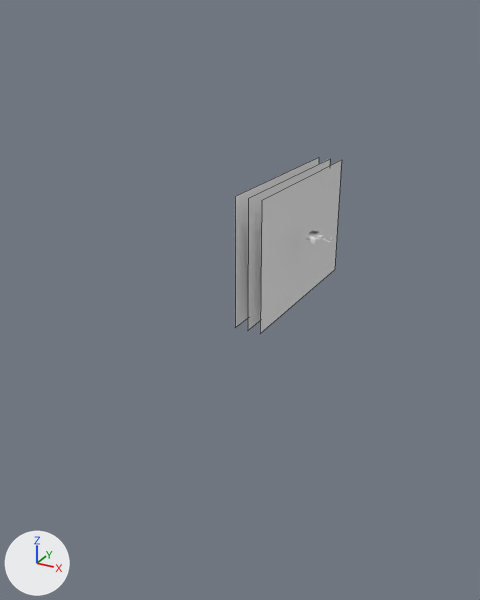
One commit to the Blender file scenes/intro.blend: the scene before it, then after it.
Rendered twice from a 50 mm camera at (642.0, -1369.0, 463.0) aimed at (-31.0, -145.0, -150.0). The axes (+X, +Y, +Z) are drawn at lower left. The lights are the same throughout. Mesh edges are drawn as thin lines on the coarser meshes.
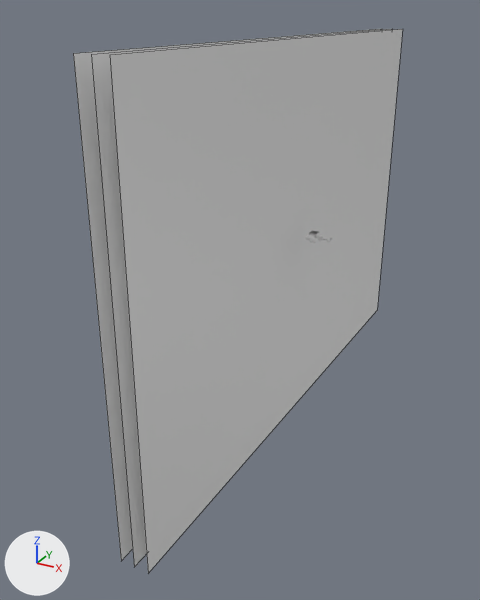
What the commit changed:
me_plane_002 has 4 vertices, 1 face and spans x -120.0..170.0, y -240.0..190.0, z 0.0.
me_plane_002 is used by ob_plane_002; location (10.0, 0.0, 0.0); rotation (0.0, 1.571, 0.0), in degrees (0, 90, 0).
Part 1, on me_plane_002:
Vertex 0 of me_plane_002 moves from (-120.0, -240.0, 0.0) at pixel (235, 196) to (-409.0, -668.0, 0.0) at pixel (73, 53).
Vertex 1 of me_plane_002 moves from (170.0, -240.0, 0.0) at pixel (235, 327) to (459.0, -668.0, 0.0) at pixel (121, 561).
Vertex 2 of me_plane_002 moves from (-120.0, 190.0, 0.0) at pixel (318, 157) to (-409.0, 618.0, 0.0) at pixel (381, 28).
Vertex 3 of me_plane_002 moves from (170.0, 190.0, 0.0) to (459.0, 618.0, 0.0).
me_plane_003 has 4 vertices, 1 face and spans x -120.0..170.0, y -240.0..190.0, z 0.0.
me_plane_003 is used by ob_plane_003; location (40.0, 0.0, 0.0); rotation (0.0, 1.571, 0.0), in degrees (0, 90, 0).
Part 2, on me_plane_003:
Vertex 0 of me_plane_003 moves from (-120.0, -240.0, 0.0) at pixel (248, 198) to (-409.0, -668.0, 0.0) at pixel (91, 54).
Vertex 1 of me_plane_003 moves from (170.0, -240.0, 0.0) at pixel (247, 330) to (459.0, -668.0, 0.0) at pixel (134, 567).
Vertex 2 of me_plane_003 moves from (-120.0, 190.0, 0.0) at pixel (330, 158) to (-409.0, 618.0, 0.0) at pixel (392, 28).
Vertex 3 of me_plane_003 moves from (170.0, 190.0, 0.0) to (459.0, 618.0, 0.0).
me_plane_014 has 4 vertices, 1 face and spans x -120.0..170.0, y -240.0..190.0, z 0.0.
me_plane_014 is used by ob_plane_013; location (70.0, 0.0, 0.0); rotation (0.0, 1.571, 0.0), in degrees (0, 90, 0).
Part 3, on me_plane_014:
Vertex 0 of me_plane_014 moves from (-120.0, -240.0, 0.0) at pixel (261, 200) to (-409.0, -668.0, 0.0) at pixel (109, 54).
Vertex 1 of me_plane_014 moves from (170.0, -240.0, 0.0) at pixel (260, 333) to (459.0, -668.0, 0.0) at pixel (148, 573).
Vertex 2 of me_plane_014 moves from (-120.0, 190.0, 0.0) at pixel (341, 159) to (-409.0, 618.0, 0.0) at pixel (402, 28).
Vertex 3 of me_plane_014 moves from (170.0, 190.0, 0.0) at pixel (334, 269) to (459.0, 618.0, 0.0) at pixel (377, 310).

Where the change shows, as pixel boxes [x1, y1, x2, y2] in the pictures (480 x 600 px):
'Plane.013', reshaped (259% wider, 213% taller)
    before: [260, 160, 341, 333]
    after: [110, 29, 403, 573]
'Plane.003', reshaped (264% wider, 213% taller)
    before: [248, 159, 330, 330]
    after: [91, 29, 392, 567]
'Plane.002', reshaped (265% wider, 212% taller)
    before: [235, 158, 319, 328]
    after: [73, 29, 382, 561]
